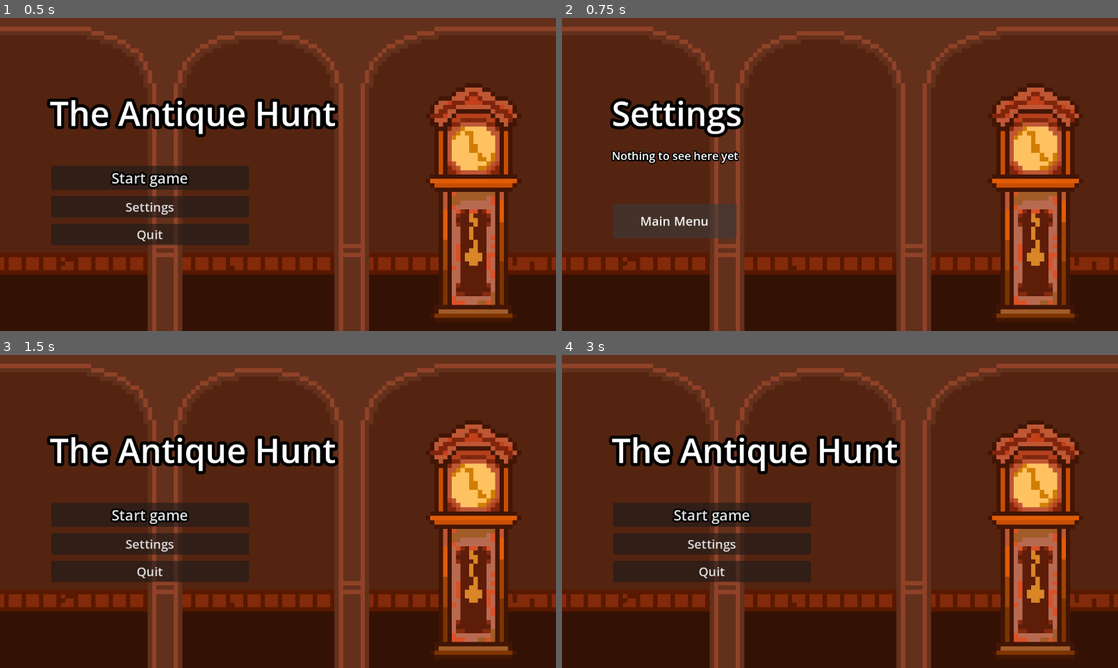
Above: before the commit, frames 1-4 (two rows, left to right).
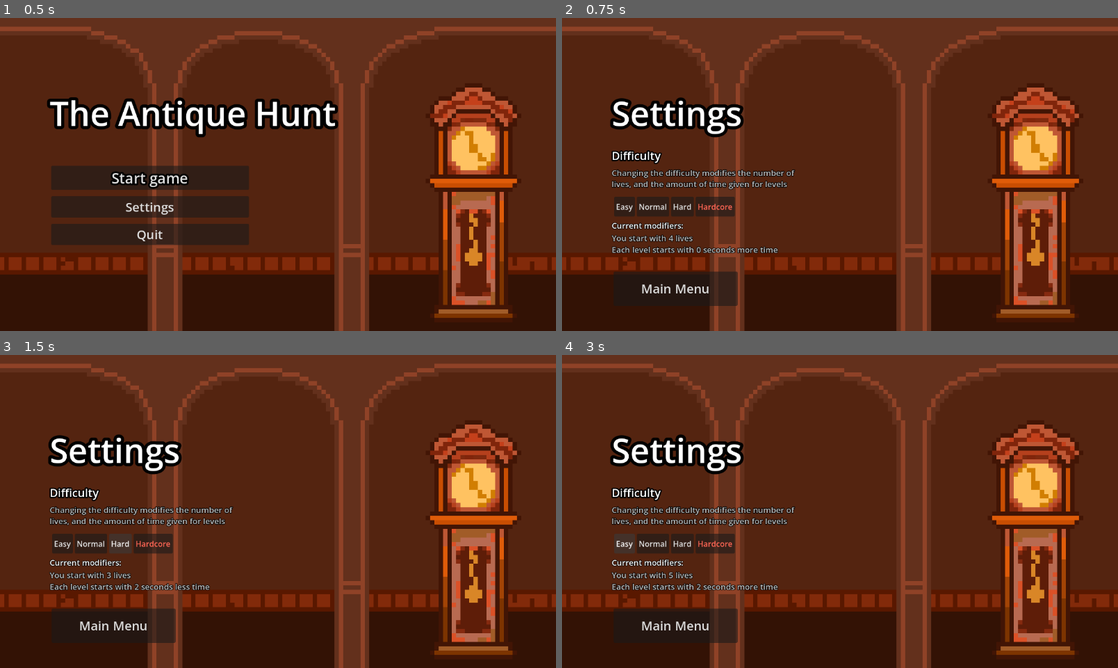
Above: after the commit, the same moments.

Repository: OldNimrod902/Week2Game
Game: Godot game, scene res://scenes/title_screen.tscn
Same seed, same stepped clock (60 frames per second), same inputs: the game is played once before the commit and once after it.
Inputs (mouse positions are in pixels of both pictures, inside the frame that each line leads up to):
- Up to frame 1 (0.5 s): no input
- Up to frame 2 (0.75 s): click "Settings" at 0.5 s
- Up to frame 3 (1.5 s): click (122, 542) at 1.25 s, where only the run after the commit has a clickable "Hard"
- Up to frame 4 (3 s): click (717, 542) at 2 s, where only the run after the commit has a clickable "Hardcore"; click (623, 542) at 2.75 s, where only the run after the commit has a clickable "Easy"

Frame 1 is identical in both runs. In frame 2, 5.3% of the frame differs, in the area x 8-42%, y 42-92%; in frame 3, 11%; in frame 4, 11%, in the area x 8-61%, y 25-92%.

Commit message:
created new level, added difficulty settings

Diff:
--- a/global.gd
+++ b/global.gd
@@ -1,7 +1,8 @@
 extends Node
 
 var minigames_done = 0
-var lives = 5
+var lives = 4
+var time_adjustment = 0
 
 # Called when the node enters the scene tree for the first time.
 func _ready() -> void:
--- /dev/null
+++ b/pressableEnemy.gd
@@ -0,0 +1,6 @@
+extends TextureButton
+@onready var parent = $".."
+
+func _on_pressed() -> void:
+	hide()
+	parent.buttons_pressed += 1
--- a/scenes/minigame_1.gd
+++ b/scenes/minigame_1.gd
@@ -14,7 +14,7 @@
 		# tell the script to wait for a signal, or for when a function finshes
 
 
-	await themed_timer.Timer(20.0) #accessing a function from this node
+	await themed_timer.Timer(12.0) #accessing a function from this node
 	#after this is compeleted...
 	timer_end = true # now we're saying "oh ye you ran out of time"
 
--- a/scenes/minigame_2.tscn
+++ b/scenes/minigame_2.tscn
@@ -58,7 +58,7 @@
 script = ExtResource("4_tbdge")
 
 [node name="timer" parent="." unique_id=2075219886 instance=ExtResource("7_q3ivc")]
-position = Vector2(1053, 37)
+position = Vector2(77, 51)
 
 [node name="quest_text" type="RichTextLabel" parent="." unique_id=958448426]
 offset_left = 76.0
--- a/scenes/minigame_3.gd
+++ b/scenes/minigame_3.gd
@@ -6,7 +6,7 @@
 
 func _ready() -> void:
 
-	await themed_timer.Timer(15.0)
+	await themed_timer.Timer(10.0)
 	timer_end = true
 
 func _process(delta: float) -> void:
--- a/scenes/minigame_3.tscn
+++ b/scenes/minigame_3.tscn
@@ -74,9 +74,9 @@
 metadata/_edit_use_anchors_ = true
 
 [node name="nature" type="TextureRect" parent="." unique_id=276193811]
-offset_top = -37.0
+offset_top = -64.0
 offset_right = 1920.0
-offset_bottom = 1043.0
+offset_bottom = 1016.0
 scale = Vector2(0.6000017, 0.60001403)
 texture = ExtResource("2_4c0c6")
 metadata/_edit_use_anchors_ = true
--- a/scenes/minigame_3_1.tscn
+++ b/scenes/minigame_3_1.tscn
@@ -30,9 +30,10 @@
 metadata/_edit_use_anchors_ = true
 
 [node name="nature" type="TextureRect" parent="." unique_id=936475588]
-offset_top = -37.0
-offset_right = 1920.0
-offset_bottom = 1043.0
+offset_left = -389.00003
+offset_top = -73.0
+offset_right = 1531.0
+offset_bottom = 1007.0
 scale = Vector2(0.6000017, 0.60001403)
 texture = ExtResource("3_tvbfo")
 metadata/_edit_use_anchors_ = true
@@ -110,6 +111,6 @@
 theme_override_colors/default_color = Color(1, 1, 0, 1)
 theme_override_constants/outline_size = 3
 theme_override_font_sizes/normal_font_size = 16
-text = "Enter the Antique House!"
+text = "Enter the Antique House using the key!"
 
 [connection signal="touched_door" from="door" to="." method="_on_door_touched_door"]
--- /dev/null
+++ b/scenes/minigame_4.gd
@@ -0,0 +1,20 @@
+extends Node2D
+@onready var themed_timer: Node2D = $timer
+
+var buttons_pressed := 0
+var timer_end = false
+
+func _ready() -> void:
+	await themed_timer.Timer(4.0)
+	#after this is completed...
+	timer_end = true
+
+
+func _process(delta: float) -> void:
+	if buttons_pressed == 5:
+			get_tree().change_scene_to_file("res://scenes/level_scene.tscn")
+
+	if timer_end:
+		Global.lives -= 1
+		Global.minigames_done -=1
+		get_tree().change_scene_to_file("res://scenes/level_scene.tscn")
--- a/scenes/minigame_4.tscn
+++ b/scenes/minigame_4.tscn
@@ -1,3 +1,89 @@
 [gd_scene format=3 uid="uid://ln5asniyspsp"]
 
+[ext_resource type="Script" uid="uid://khos51yr7m7r" path="res://scenes/minigame_4.gd" id="1_ewl5d"]
+[ext_resource type="Texture2D" uid="uid://cpdujv63sc0yy" path="res://assets/renovation_background.png" id="1_mxhla"]
+[ext_resource type="Texture2D" uid="uid://dvxjjm2c4tjay" path="res://assets/enemy.png" id="2_ewl5d"]
+[ext_resource type="Texture2D" uid="uid://c81p3cidt7x17" path="res://assets/main_character.png" id="3_jlkes"]
+[ext_resource type="PackedScene" uid="uid://b25o8x3abyrg3" path="res://scenes/timer.tscn" id="4_88pdw"]
+[ext_resource type="Script" uid="uid://bsiyoqfvgi5gg" path="res://pressableEnemy.gd" id="4_jlkes"]
+
 [node name="minigame_4" type="Node2D" unique_id=1036579980]
+script = ExtResource("1_ewl5d")
+
+[node name="Background" type="TextureRect" parent="." unique_id=1418441846]
+offset_right = 1920.0
+offset_bottom = 1080.0
+scale = Vector2(0.6000017, 0.60001403)
+texture = ExtResource("1_mxhla")
+metadata/_edit_use_anchors_ = true
+
+[node name="Enemy" type="TextureButton" parent="." unique_id=360122662]
+offset_left = 216.0
+offset_top = 174.00002
+offset_right = 312.0
+offset_bottom = 270.0
+scale = Vector2(0.7575327, 0.81323963)
+texture_normal = ExtResource("2_ewl5d")
+script = ExtResource("4_jlkes")
+
+[node name="Enemy2" type="TextureButton" parent="." unique_id=1548635407]
+offset_left = 402.0
+offset_top = 327.0
+offset_right = 498.0
+offset_bottom = 423.0
+scale = Vector2(0.7575327, 0.81323963)
+texture_normal = ExtResource("2_ewl5d")
+script = ExtResource("4_jlkes")
+
+[node name="Enemy5" type="TextureButton" parent="." unique_id=888498326]
+offset_left = 544.0
+offset_top = 345.0
+offset_right = 640.0
+offset_bottom = 441.0
+scale = Vector2(0.7575327, 0.81323963)
+texture_normal = ExtResource("2_ewl5d")
+script = ExtResource("4_jlkes")
+
+[node name="Enemy3" type="TextureButton" parent="." unique_id=5384463]
+offset_left = 902.0
+offset_top = 363.00003
+offset_right = 998.0
+offset_bottom = 459.00003
+scale = Vector2(0.7575327, 0.81323963)
+texture_normal = ExtResource("2_ewl5d")
+script = ExtResource("4_jlkes")
+
+[node name="Enemy4" type="TextureButton" parent="." unique_id=1332805300]
+offset_left = 688.0
+offset_top = 130.0
+offset_right = 784.0
+offset_bottom = 226.0
+scale = Vector2(0.7575327, 0.81323963)
+texture_normal = ExtResource("2_ewl5d")
+script = ExtResource("4_jlkes")
+
+[node name="quest_text" type="RichTextLabel" parent="." unique_id=767686207]
+offset_left = 76.0
+offset_top = 98.0
+offset_right = 568.0
+offset_bottom = 163.0
+theme_override_colors/default_color = Color(1, 1, 0, 1)
+theme_override_constants/outline_size = 3
+theme_override_font_sizes/normal_font_size = 16
+text = "Eliminate all guards with your mouse! QUICK!"
+
+[node name="player" type="TextureRect" parent="." unique_id=25308003]
+offset_left = 299.0
+offset_top = 507.0
+offset_right = 395.0
+offset_bottom = 603.0
+texture = ExtResource("3_jlkes")
+
+[node name="timer" parent="." unique_id=2075219886 instance=ExtResource("4_88pdw")]
+position = Vector2(76, 55)
+
+[connection signal="pressed" from="Enemy" to="Enemy" method="_on_pressed"]
+[connection signal="pressed" from="Enemy2" to="Enemy2" method="_on_pressed"]
+[connection signal="pressed" from="Enemy5" to="Enemy5" method="_on_pressed"]
+[connection signal="pressed" from="Enemy3" to="Enemy3" method="_on_pressed"]
+[connection signal="pressed" from="Enemy4" to="Enemy4" method="_on_pressed"]
--- a/scenes/settings_screen.gd
+++ b/scenes/settings_screen.gd
@@ -1,5 +1,7 @@
 extends Node2D
 
+@onready var lives: RichTextLabel = $descriptor_lives
+@onready var time: RichTextLabel = $descriptor_time
 
 # Called when the node enters the scene tree for the first time.
 func _ready() -> void:
@@ -8,8 +10,30 @@
 
 # Called every frame. 'delta' is the elapsed time since the previous frame.
 func _process(delta: float) -> void:
-	pass
-
+	lives.text="You start with " + str(Global.lives) + " lives"
+	if Global.time_adjustment < 0:
+		time.text="Each level starts with " + str(abs(Global.time_adjustment)) + " seconds less time"
+	else:
+		time.text="Each level starts with " + str(Global.time_adjustment) + " seconds more time"
 
 func _on_back_button_pressed() -> void:
 	get_tree().change_scene_to_file("res://scenes/title_screen.tscn")
+
+
+# difficulty settings
+func _on_easy_pressed() -> void:
+	Global.lives=5
+	Global.time_adjustment=2
+
+
+func _on_normal_pressed() -> void:
+	Global.lives=4
+	Global.time_adjustment=0
+
+func _on_hard_pressed() -> void:
+	Global.lives=3
+	Global.time_adjustment=-2
+
+func _on_harder_pressed() -> void:
+	Global.lives=1
+	Global.time_adjustment=-2
--- a/scenes/settings_screen.tscn
+++ b/scenes/settings_screen.tscn
@@ -12,7 +12,7 @@
 scale = Vector2(0.5999985, 0.60000694)
 texture = ExtResource("2_qrqa7")
 
-[node name="Title" type="RichTextLabel" parent="." unique_id=172135841]
+[node name="Settings_title" type="RichTextLabel" parent="." unique_id=172135841]
 clip_contents = false
 offset_left = 103.00001
 offset_top = 149.0
@@ -23,23 +23,100 @@
 theme_override_font_sizes/normal_font_size = 108
 text = "Settings"
 
-[node name="Title2" type="RichTextLabel" parent="." unique_id=1268260688]
+[node name="difficulty_title" type="RichTextLabel" parent="." unique_id=1268260688]
 clip_contents = false
 offset_left = 103.00001
 offset_top = 269.0
 offset_right = 1094.0375
-offset_bottom = 463.5105
+offset_bottom = 320.35077
 scale = Vector2(0.64477885, 0.64263874)
 theme_override_constants/outline_size = 15
 theme_override_font_sizes/normal_font_size = 36
-text = "Nothing to see here yet"
+text = "Difficulty"
+
+[node name="difficulty_description" type="RichTextLabel" parent="." unique_id=591011176]
+clip_contents = false
+offset_left = 103.00001
+offset_top = 309.0
+offset_right = 728.02045
+offset_bottom = 389.91638
+scale = Vector2(0.64477885, 0.64263874)
+theme_override_colors/default_color = Color(0.7581918, 0.7581918, 0.7581917, 1)
+theme_override_constants/outline_size = 7
+theme_override_font_sizes/normal_font_size = 26
+text = "Changing the difficulty modifies the number of lives, and the amount of time given for levels"
+
+[node name="modifier" type="RichTextLabel" parent="." unique_id=136831284]
+clip_contents = false
+offset_left = 103.00001
+offset_top = 418.00003
+offset_right = 414.73474
+offset_bottom = 463.12643
+scale = Vector2(0.64477885, 0.64263874)
+theme_override_colors/default_color = Color(1, 1, 1, 1)
+theme_override_constants/outline_size = 7
+theme_override_font_sizes/normal_font_size = 26
+text = "Current modifiers:"
+
+[node name="descriptor_lives" type="RichTextLabel" parent="." unique_id=29813913]
+clip_contents = false
+offset_left = 103.00001
+offset_top = 444.00003
+offset_right = 414.73474
+offset_bottom = 489.12643
+scale = Vector2(0.64477885, 0.64263874)
+theme_override_colors/default_color = Color(0.7581918, 0.7581918, 0.7581917, 1)
+theme_override_constants/outline_size = 7
+theme_override_font_sizes/normal_font_size = 26
+text = "You start with 0 lives"
+
+[node name="descriptor_time" type="RichTextLabel" parent="." unique_id=1508517695]
+clip_contents = false
+offset_left = 103.00001
+offset_top = 468.00003
+offset_right = 703.20575
+offset_bottom = 513.12646
+scale = Vector2(0.64477885, 0.64263874)
+theme_override_colors/default_color = Color(0.7581918, 0.7581918, 0.7581917, 1)
+theme_override_constants/outline_size = 7
+theme_override_font_sizes/normal_font_size = 26
+text = "Each level starts with X seconds more time"
+
+[node name="difficulties" type="HBoxContainer" parent="." unique_id=1608400233]
+offset_left = 108.0
+offset_top = 370.0
+offset_right = 298.0
+offset_bottom = 411.0
+
+[node name="easy" type="Button" parent="difficulties" unique_id=99537095]
+layout_mode = 2
+text = "Easy"
+
+[node name="normal" type="Button" parent="difficulties" unique_id=1587902387]
+layout_mode = 2
+text = "Normal"
+
+[node name="hard" type="Button" parent="difficulties" unique_id=1716954606]
+layout_mode = 2
+text = "Hard
+"
+
+[node name="harder" type="Button" parent="difficulties" unique_id=422835257]
+layout_mode = 2
+theme_override_colors/font_color = Color(1, 0.39962548, 0.33114496, 1)
+text = "Hardcore
+"
 
 [node name="BackButton" type="Button" parent="." unique_id=2019084578]
-offset_left = 105.0
-offset_top = 385.0
-offset_right = 362.0
-offset_bottom = 456.0
+offset_left = 107.0
+offset_top = 525.0
+offset_right = 364.0
+offset_bottom = 596.0
 theme_override_font_sizes/font_size = 26
 text = "Main Menu"
 
+[connection signal="pressed" from="difficulties/easy" to="." method="_on_easy_pressed"]
+[connection signal="pressed" from="difficulties/normal" to="." method="_on_normal_pressed"]
+[connection signal="pressed" from="difficulties/hard" to="." method="_on_hard_pressed"]
+[connection signal="pressed" from="difficulties/harder" to="." method="_on_harder_pressed"]
 [connection signal="pressed" from="BackButton" to="." method="_on_back_button_pressed"]
--- a/scenes/timer.gd
+++ b/scenes/timer.gd
@@ -9,13 +9,13 @@
 
 # Called every frame. 'delta' is the elapsed time since the previous frame.
 func _process(delta: float) -> void:
-	timer.text = str(snapped(time, 0.10)) # this makes names easier
+	timer.text = str(snapped(time, 0.10)) + "s remaining" # this makes names easier
 
 func Timer(start_time: float): # making a new function for timer countdown!
 	# we want the timer to go down, and when it reaches 0 it transitions
 	# to the next scene!
 
-	time = start_time
+	time = start_time + Global.time_adjustment
 
 	while time > 0.0: # run if timer hasnt reached 0
 		await wait(0.10)
--- a/scenes/timer.tscn
+++ b/scenes/timer.tscn
@@ -7,8 +7,8 @@
 
 [node name="timer" type="RichTextLabel" parent="." unique_id=1164632770]
 clip_contents = false
-offset_right = 146.0
+offset_right = 361.0
 offset_bottom = 76.0
 theme_override_constants/outline_size = 7
 theme_override_font_sizes/normal_font_size = 24
-text = "0"
+text = "0.0s remaining"
Binary file added: assets/inside_background.png
Not shown, added: assets/inside_background.png.import
Binary file added: assets/renovation_background.png
Not shown, added: assets/renovation_background.png.import
Not shown, added: pressableEnemy.gd.uid
Not shown, added: scenes/minigame_4.gd.uid
